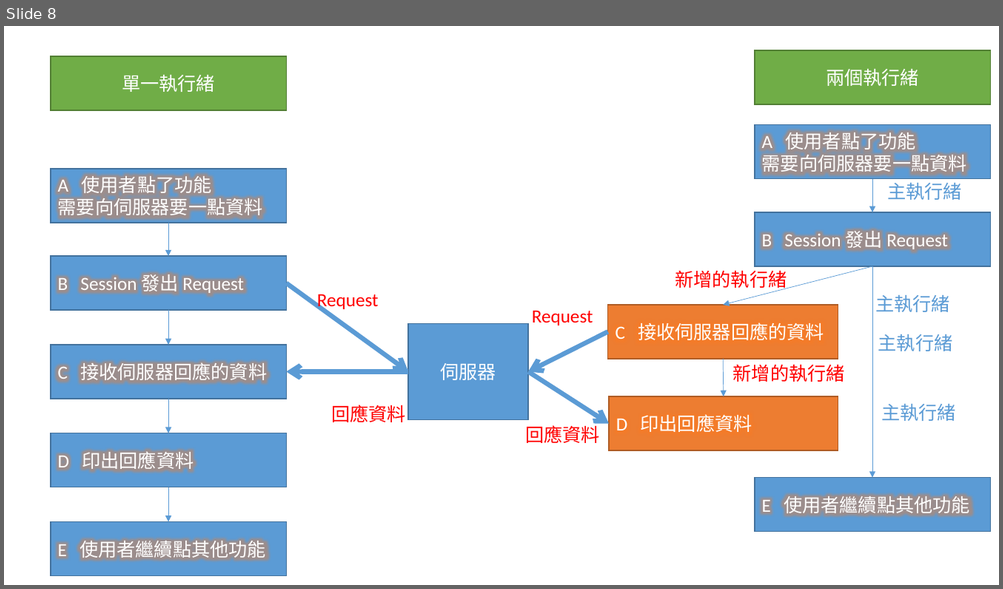
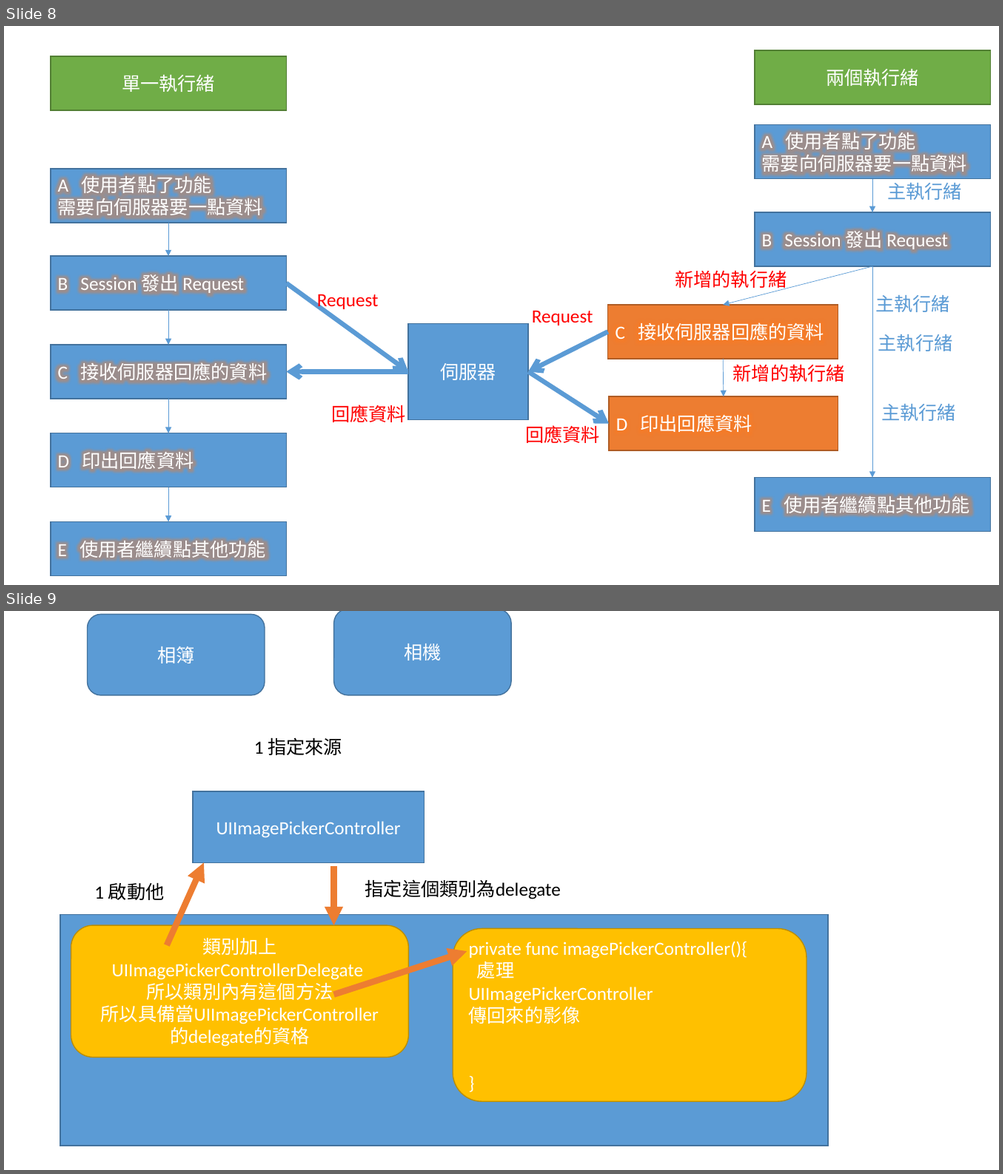
Before and after one commit to taai2021/iosdev, a slide deck: 簡報1.pptx. Shown one above the other, each under a label of ours: slide 8 before the commit, slides 8 and 9 after it. The pictures are 1003x589 and 1003x1174 pixels, drawn with LibreOffice and Linux fonts; fonts in the diff are those of the drawing. Boxes give left, top, right and bottom in pixels: in the first picture for what was removed or moved away, otherwise in the second. Text is boxed around its words. In the diff, an @@ line names an element or a change of style, - is before the commit and + after.

Commit message:
image

```diff
--- a/簡報1.pptx
+++ b/簡報1.pptx
@@ slide 9 added at bbox=[4, 611, 999, 1170], background #FFFFFF @@
@@ rounded rectangle added at bbox=[88, 614, 265, 695], fill #5B9BD5, outline #43739E 1 pt, 18 pt, text #FFFFFF @@
+相簿
@@ rounded rectangle added at bbox=[334, 611, 512, 695], fill #5B9BD5, outline #43739E 1 pt, 18 pt, text #FFFFFF @@
+相機
@@ text added at bbox=[254, 738, 342, 755], 18 pt, text #000000 @@
+1 指定來源
@@ rectangle added at bbox=[193, 792, 424, 863], fill #5B9BD5, outline #43739E 1 pt, 18 pt, text #FFFFFF @@
+UIImagePickerController
@@ arrow added from (167, 945) to (204, 863), #ED7D31 6 pt @@
@@ arrow added from (334, 866) to (334, 925), #ED7D31 6 pt @@
@@ text added at bbox=[94, 883, 165, 900], 18 pt, text #000000 @@
+1 啟動他
@@ text added at bbox=[365, 880, 560, 900], 18 pt, text #000000 @@
+指定這個類別為delegate
@@ rectangle added at bbox=[60, 914, 828, 1146], fill #5B9BD5, outline #43739E 1 pt @@
@@ rounded rectangle added at bbox=[71, 925, 408, 1058], fill #FFC000, outline #BD8E00 1 pt, 18 pt, text #FFFFFF @@
+類別加上 UIImagePickerControllerDelegate
+所以類別內有這個方法
+所以具備當UIImagePickerController
+的delegate的資格
@@ rounded rectangle added at bbox=[452, 929, 806, 1102], fill #FFC000, outline #BD8E00 1 pt, 18 pt, text #FFFFFF @@
+private func imagePickerController(){
+處理
+UIImagePickerController
+傳回來的影像
+}
@@ arrow added from (334, 994) to (466, 952), #ED7D31 6 pt @@
```
Also in this commit, not shown: 1 other file.
